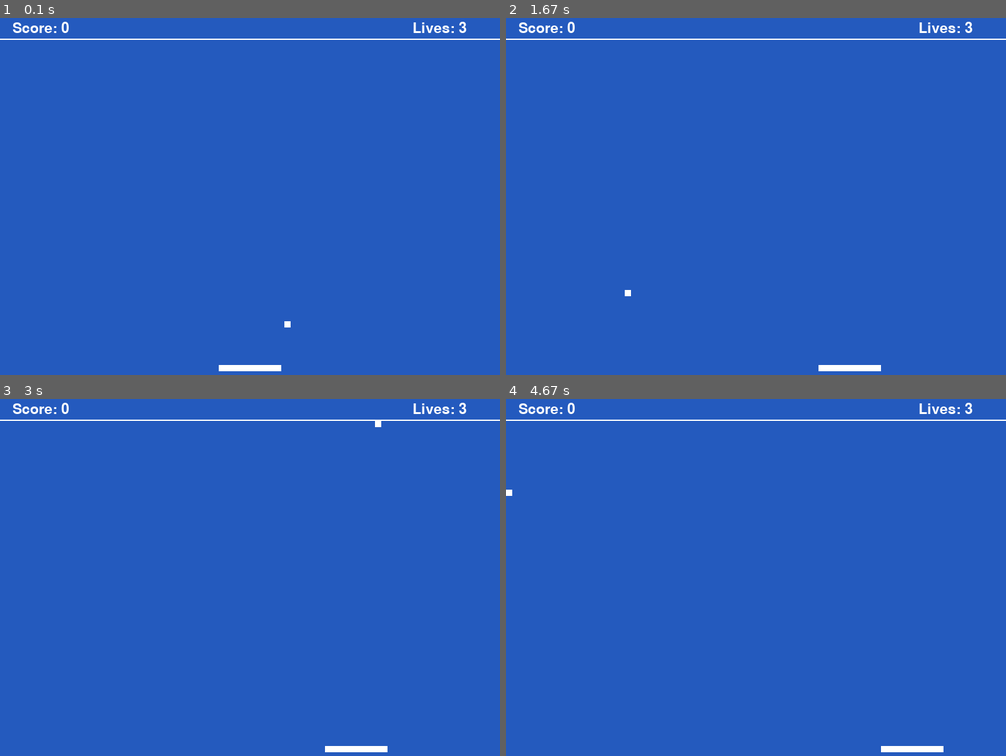
Above: before the commit, frames 1-4 (two rows, left to right).
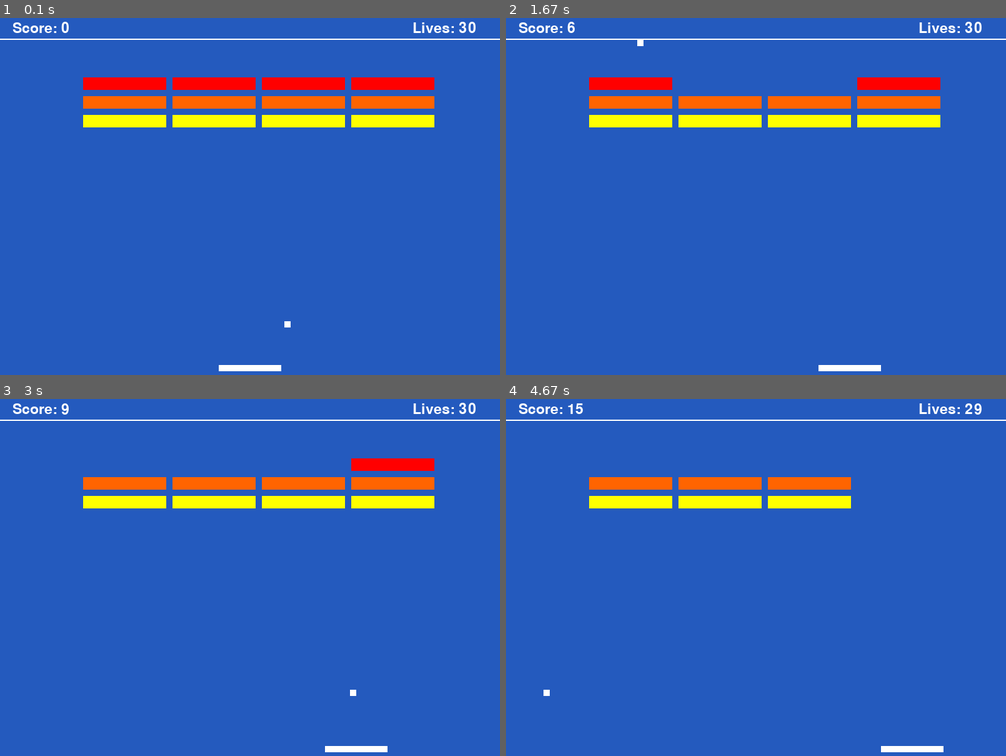
Above: after the commit, the same moments.

Repository: chousemath/pygame_projects
Game: pygame game, started from breakout/main.py
Two runs of this game, one before a commit and one after it. Both use one fixed random seed, a clock stepped at 60 frames per second and the inputs below.
Inputs:
- Up to frame 1 (0.1 s): no input
- Up to frame 2 (1.67 s): hold Right 0.33-0.8 s; hold Right 0.83-1.3 s; hold Left from 1.33 s (still down)
- Up to frame 3 (3 s): release Left at 1.87 s; hold Left 1.9-2.3 s; hold Right 2.33-2.97 s
- Up to frame 4 (4.67 s): hold Left 3-3.47 s; hold Right 3.5-3.97 s; hold Right 4-4.47 s; hold Left from 4.5 s (still down)

The runs differ from the first frame. In frame 1, 7.0% of the frame differs, in the area x 16-96%, y 1-31%; in frame 2, 5.9%; in frame 3, 5.3%; in frame 4, 3.7%.

Commit message:
feat: Add remaining logic/win and lose conditions
* Add brick breaking logic
* Add logic for winning the game
* Add logic for losing the game

Diff:
--- a/breakout/ball.py
+++ b/breakout/ball.py
@@ -7,8 +7,9 @@
 
 
 class Ball(Sprite):
-    def __init__(self, color, side, start_x, start_y):
+    def __init__(self, color, side, start_x, start_y, player):
         super().__init__()
+        self.player = player
         self.side = side
         self.image = Surface((side, side))
         self.image.fill(BLACK)
@@ -39,6 +40,15 @@
         if self.rect.y > limit:
             self.rect.y = limit
             self.velocity_y *= -1
+            if self.player.lives > 0:
+                self.player.lives -= 1
         elif self.rect.y < 0:
             self.rect.y = 0
             self.velocity_y *= -1
+
+    def bounce(self):
+        # Get the ball out of the collision
+        self.rect.x -= self.velocity_x
+        self.rect.y -= self.velocity_y
+        # Reverse the y-direction of the ball
+        self.velocity_y *= -1
--- /dev/null
+++ b/breakout/brick.py
@@ -0,0 +1,23 @@
+from pygame.sprite import Sprite
+from pygame import Surface
+from pygame.draw import rect
+from colors import BLACK
+
+
+class Brick(Sprite):
+    def __init__(self, color, width, height, x, y, points):
+        super().__init__()
+        self.points = points
+        dimensions = (width, height)
+        # Create a Pygame "surface" for the brick
+        # to be drawn into, and...
+        self.image = Surface(dimensions)
+        # ...make the background transparent
+        self.image.fill(BLACK)
+        self.image.set_colorkey(BLACK)
+        # Draw a rectangle around the surface
+        placement = (0, 0, width, height)
+        rect(self.image, color, placement)
+        self.rect = self.image.get_rect()
+        self.rect.x = x
+        self.rect.y = y
--- a/breakout/constants.py
+++ b/breakout/constants.py
@@ -9,3 +9,5 @@
 PADDLE_SPEED = 10
 BALL_SPEED_X = 10
 BALL_SPEED_Y = 10
+BRICK_WIDTH = SCREEN_WIDTH // 6
+BRICK_HEIGHT = 20
--- a/breakout/main.py
+++ b/breakout/main.py
@@ -3,7 +3,7 @@
 from pygame.time import Clock
 from pygame.draw import line
 from pygame.font import Font
-from pygame.sprite import Group
+from pygame.sprite import Group, collide_mask, spritecollide
 from constants import (
     SCREEN_WIDTH,
     SCREEN_HEIGHT,
@@ -13,16 +13,18 @@
     SCORE_POSITION,
     LIVES_POSITION,
     FRAMERATE,
+    BRICK_WIDTH,
+    BRICK_HEIGHT,
 )
-from colors import DARKBLUE, WHITE, LIGHTBLUE
+from colors import DARKBLUE, WHITE, LIGHTBLUE, RED, ORANGE, YELLOW
 from paddle import Paddle
 from ball import Ball
+from player import Player
+from brick import Brick
 
 pyg.init()
 
-score = 0
-
-lives = 3
+player = Player(score=0, lives=30)
 
 # Open up a new game screen
 size = (SCREEN_WIDTH, SCREEN_HEIGHT)
@@ -43,16 +45,49 @@
 paddle = Paddle(color=WHITE, width=100, height=10, start_x=350, start_y=560)
 
 # Create a ball sprite
-game_ball = Ball(color=WHITE, side=10, start_x=350 + 100 / 2 - 10 / 2, start_y=560 - 10)
+ball = Ball(
+    color=WHITE,
+    side=10,
+    start_x=350 + 100 / 2 - 10 / 2,
+    start_y=560 - 10,
+    player=player,
+)
 
-# Declare  a list called that will store
-# all the sprites we will create in our game
+# Declare a group that will store all the
+# sprites we will create in our game
 all_sprites = Group()
 
 # Add the paddle to the list of sprites to
 # render
 all_sprites.add(paddle)
-all_sprites.add(game_ball)
+all_sprites.add(ball)
+
+# Declare another group that will store
+# references only to bricks
+all_bricks = Group()
+
+# Create brick of various colors and point
+# values
+BRICK_TOP_OFFSET = 100
+for i in range(0, 4):
+    x = BRICK_WIDTH + i * (BRICK_WIDTH + 10)
+    y = BRICK_TOP_OFFSET
+    brick = Brick(RED, BRICK_WIDTH, BRICK_HEIGHT, x, y, 3)
+    all_sprites.add(brick)
+    all_bricks.add(brick)
+for i in range(0, 4):
+    x = BRICK_WIDTH + i * (BRICK_WIDTH + 10)
+    y = BRICK_TOP_OFFSET + BRICK_HEIGHT + 10
+    brick = Brick(ORANGE, BRICK_WIDTH, BRICK_HEIGHT, x, y, 2)
+    all_sprites.add(brick)
+    all_bricks.add(brick)
+for i in range(0, 4):
+    x = BRICK_WIDTH + i * (BRICK_WIDTH + 10)
+    y = BRICK_TOP_OFFSET + 2 * (BRICK_HEIGHT + 10)
+    brick = Brick(YELLOW, BRICK_WIDTH, BRICK_HEIGHT, x, y, 1)
+    all_sprites.add(brick)
+    all_bricks.add(brick)
+
 
 while playing:
     for event in pyg.event.get():
@@ -73,6 +108,17 @@
     # Main game logic should go here
     all_sprites.update()
 
+    # Handle ball/paddle collision
+    if collide_mask(ball, paddle):
+        ball.bounce()
+
+    # Handle ball/brick collision
+    brick_collisions = spritecollide(ball, all_bricks, False)
+    for brick in brick_collisions:
+        ball.bounce()
+        player.score += brick.points
+        brick.kill()
+
     # Drawing code
     # Clear the screen with dark blue
     screen.fill(DARKBLUE)
@@ -80,10 +126,39 @@
     # text area
     line(screen, WHITE, LINE_START, LINE_END, LINE_WIDTH)
     # Display the current score
-    text = font.render(f"Score: {score}", True, WHITE)
+    text = font.render(f"Score: {player.score}", True, WHITE)
     screen.blit(text, SCORE_POSITION)
-    text = font.render(f"Lives: {lives}", True, WHITE)
+    text = font.render(f"Lives: {player.lives}", True, WHITE)
     screen.blit(text, LIVES_POSITION)
+
+    # If the player has destroyed all the bricks,
+    # let them know that they have won!
+    if len(all_bricks) == 0:
+        text = font.render("You win!", True, WHITE)
+        position = (SCREEN_WIDTH // 2, SCREEN_HEIGHT // 2 - 25)
+        text_rect = text.get_rect(center=position)
+        screen.blit(text, text_rect)
+
+        text = font.render('Press "x" to quit the game', True, WHITE)
+        position = (SCREEN_WIDTH // 2, SCREEN_HEIGHT // 2 + 25)
+        text_rect = text.get_rect(center=position)
+        screen.blit(text, text_rect)
+        ball.velocity_x = ball.velocity_y = 0
+
+    # If the user is out of lives, let them know that
+    # the game is done
+    if player.lives <= 0:
+        text = font.render("Game over", True, WHITE)
+        position = (SCREEN_WIDTH // 2, SCREEN_HEIGHT // 2 - 25)
+        text_rect = text.get_rect(center=position)
+        screen.blit(text, text_rect)
+
+        text = font.render('Press "x" to quite the game', True, WHITE)
+        position = (SCREEN_WIDTH // 2, SCREEN_HEIGHT // 2 + 25)
+        text_rect = text.get_rect(center=position)
+        screen.blit(text, text_rect)
+        ball.velocity_x = ball.velocity_y = 0
+
     # Draw all the sprites in their updated state
     # with a single command
     all_sprites.draw(screen)
--- /dev/null
+++ b/breakout/player.py
@@ -0,0 +1,4 @@
+class Player:
+    def __init__(self, score, lives):
+        self.score = score
+        self.lives = lives
